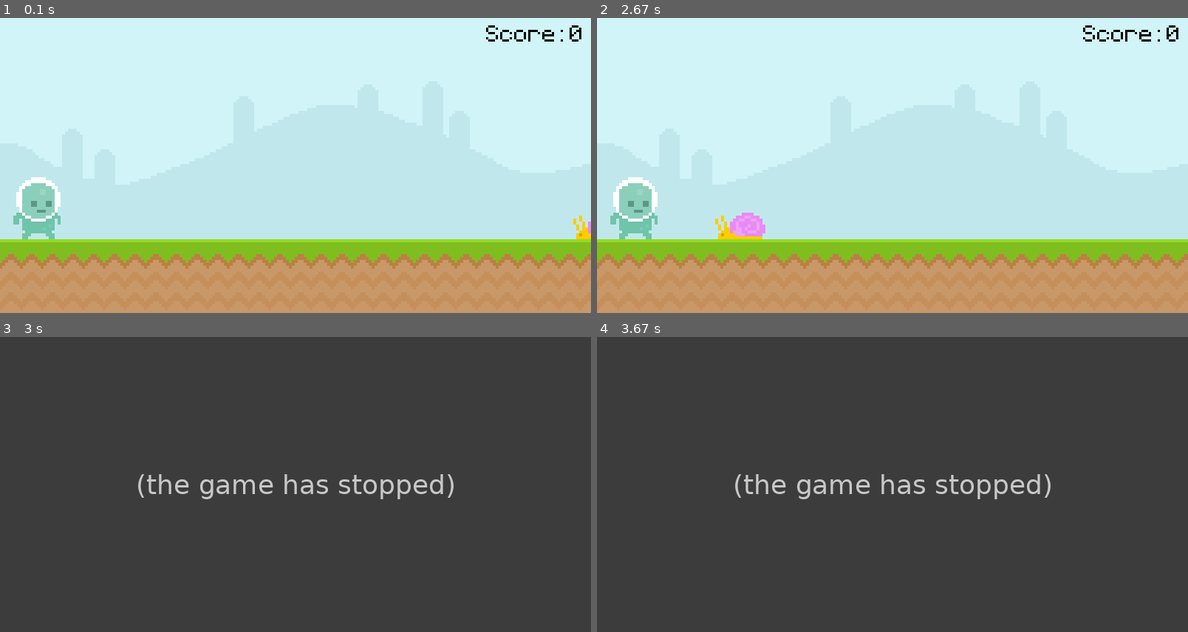
Above: before the commit, frames 1-4 (two rows, left to right).
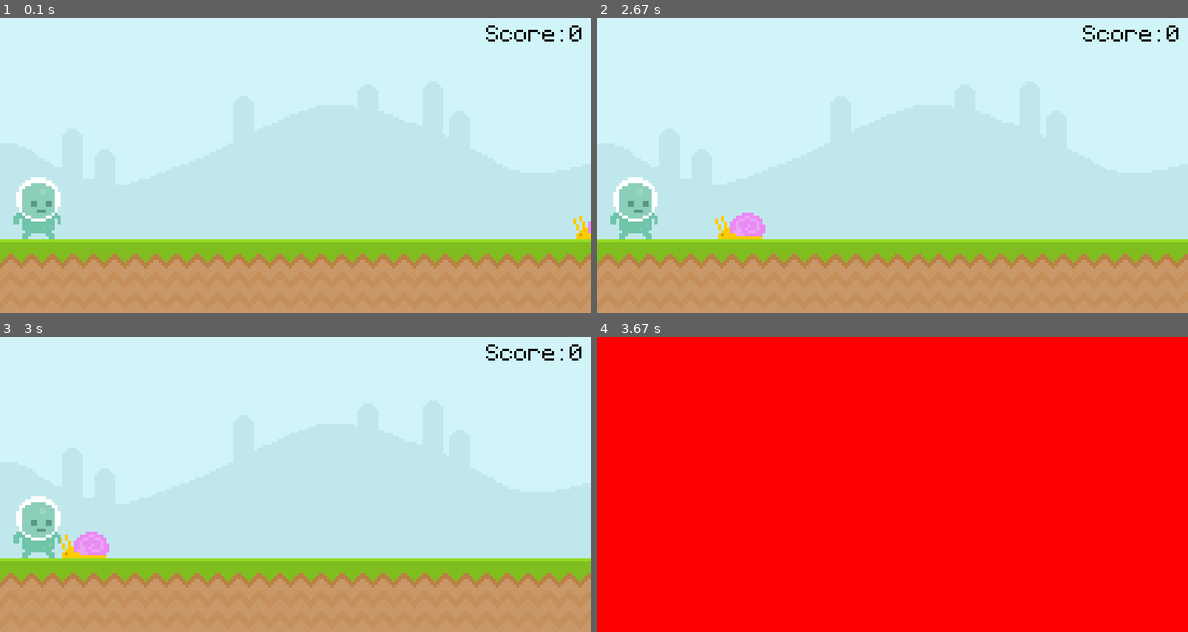
Above: after the commit, the same moments.

Repository: Zain-Khoso/pygame-runner
Game: pygame game, started from main.py
Same seed, same stepped clock (60 frames per second), same inputs: the game is played once before the commit and once after it.
Inputs (mouse positions are in pixels of both pictures, inside the frame that each line leads up to):
- Up to frame 1 (0.1 s): no input
- Up to frame 2 (2.67 s): click (632, 206) at 0.38 s; click (632, 206) at 1.72 s
- Up to frame 3 (3 s): no input
- Up to frame 4 (3.67 s): no input

Frames 1-2 are identical in both runs. In frame 3, 100% of the frame differs, in the area x 0-100%, y 0-100%; in frame 4, 100%.
Before the commit the program exited at 2.97 s; later frames show no game.

Commit message:
update: Game Over Screen

Diff:
--- a/main.py
+++ b/main.py
@@ -6,6 +6,7 @@
 screen = pygame.display.set_mode((800, 400))
 clock = pygame.time.Clock()
 font = pygame.font.Font("font/Pixeltype.ttf", 50)
+game_active = True
 
 sky_surf = pygame.image.load("graphics/Sky.png").convert()
 groung_surf = pygame.image.load("graphics/ground.png").convert()
@@ -34,26 +35,28 @@
             if event.key == pygame.K_SPACE and player_rect.bottom == 300:
                 player_gravity = -15
 
-    screen.blit(sky_surf, (0, 0))
-    screen.blit(groung_surf, (0, 300))
+    if game_active:
+        screen.blit(sky_surf, (0, 0))
+        screen.blit(groung_surf, (0, 300))
 
-    screen.blit(score_surf, score_rect)
+        screen.blit(score_surf, score_rect)
 
-    snail_rect.x -= 4
-    if snail_rect.right <= 0:
-        snail_rect.left = 800
+        snail_rect.x -= 4
+        if snail_rect.right <= 0:
+            snail_rect.left = 800
 
-    screen.blit(snail_surf, snail_rect)
+        screen.blit(snail_surf, snail_rect)
 
-    player_gravity += 1
-    player_rect.bottom += player_gravity
-    if player_rect.bottom > 300:
-        player_rect.bottom = 300
-    screen.blit(player_surf, player_rect)
+        player_gravity += 1
+        player_rect.bottom += player_gravity
+        if player_rect.bottom > 300:
+            player_rect.bottom = 300
+        screen.blit(player_surf, player_rect)
 
-    if player_rect.colliderect(snail_rect):
-        pygame.quit()
-        exit()
+        if player_rect.colliderect(snail_rect):
+            game_active = False
+    else:
+        screen.fill("Red")
 
     pygame.display.update()
     clock.tick(60)
